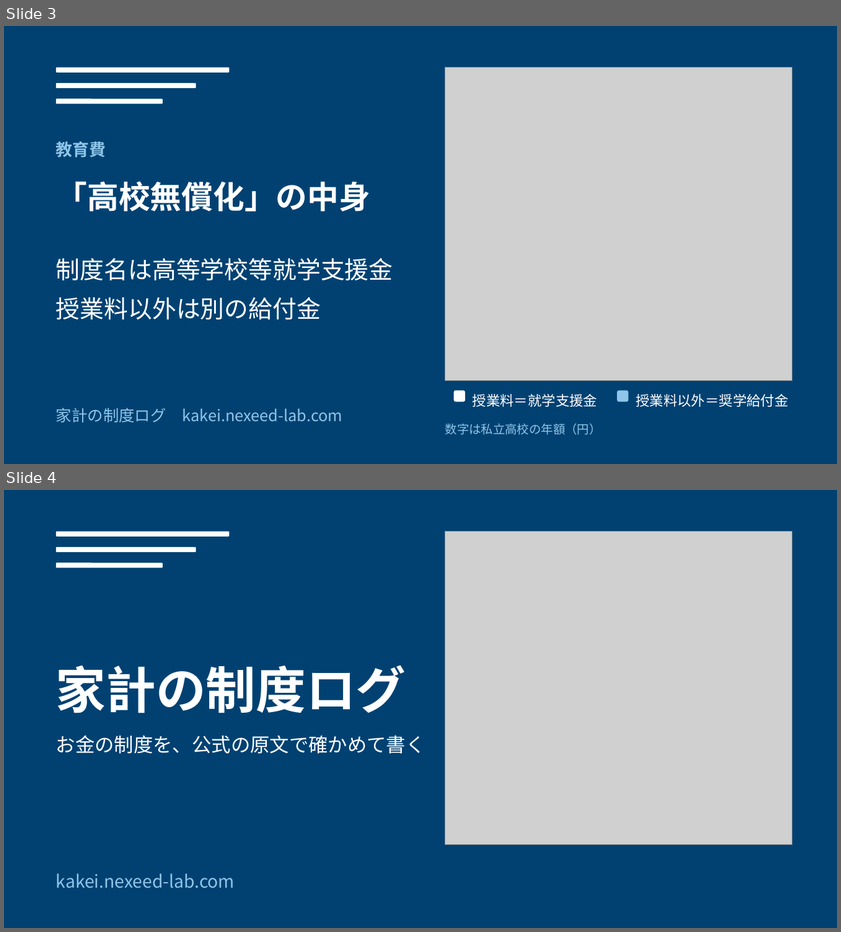
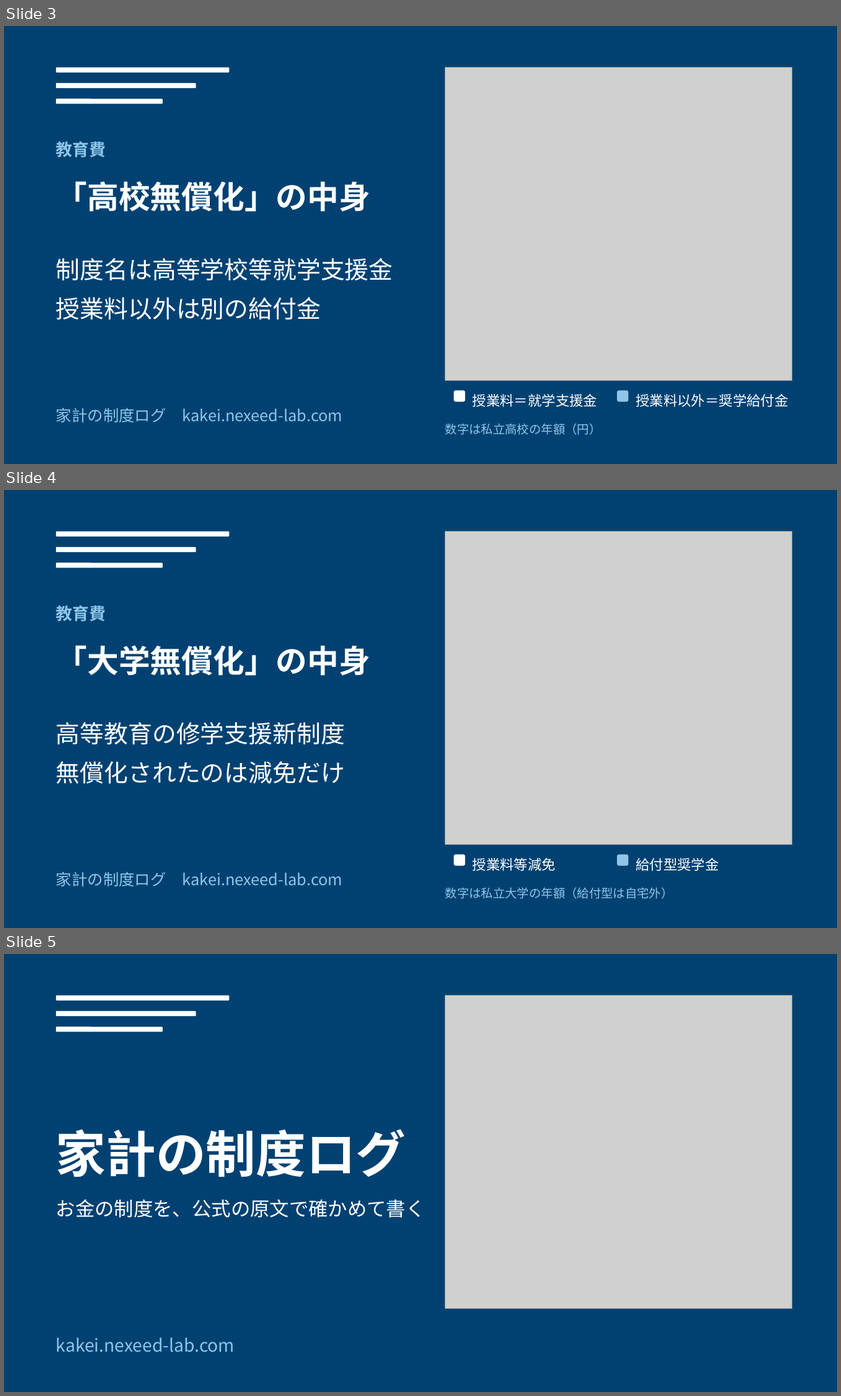
Before and after one commit to oshima0627/kakei, a slide deck: tools/article-images/article-images.pptx. Shown one above the other, each under a label of ours: slides 3 and 4 before the commit, slides 3, 4 and 5 after it. The pictures are 841x932 and 841x1396 pixels, drawn with LibreOffice and Linux fonts; fonts in the diff are those of the drawing; grey boxes stand for pictures. Boxes give left, top, right and bottom in pixels: in the first picture for what was removed or moved away, otherwise in the second. Text is boxed around its words. In the diff, an @@ line names an element or a change of style, - is before the commit and + after.

```diff
--- a/tools/article-images/article-images.pptx
+++ b/tools/article-images/article-images.pptx
@@ slide 4 added at box(4, 490, 837, 928), background #014172 @@
@@ rounded rectangle added at box(56, 532, 229, 536), fill #FFFFFF @@
@@ picture added at box(445, 532, 793, 844) @@
@@ rounded rectangle added at box(56, 546, 196, 551), fill #FFFFFF @@
@@ rounded rectangle added at box(56, 563, 163, 568), fill #FFFFFF @@
@@ text added at box(56, 605, 106, 621), 18 pt, text #8EC5E8, bold @@
+教育費
@@ text added at box(56, 645, 370, 675), 34 pt, text #FFFFFF, bold @@
+「大学無償化」の中身
@@ text added at box(56, 722, 345, 783), 26 pt, text #FFFFFF @@
+高等教育の修学支援新制度
+無償化されたのは減免だけ
@@ rounded rectangle added at box(454, 854, 465, 865), fill #FFFFFF @@
@@ text added at box(473, 858, 556, 871), 15 pt, text #FFFFFF @@
+授業料等減免
@@ rounded rectangle added at box(617, 854, 628, 865), fill #8EC5E8 @@
@@ text added at box(636, 858, 719, 871), 15 pt, text #FFFFFF @@
+給付型奨学金
@@ text added at box(56, 871, 343, 886), 17 pt, text #8EC5E8 @@
+家計の制度ログ kakei.nexeed-lab.com
@@ text added at box(445, 887, 674, 899), 13 pt, text #8EC5E8 @@
+数字は私立大学の年額（給付型は自宅外）
@@ what was slide 4 is now slide 5 @@
```
Also in this commit, not shown: 7 other files.
